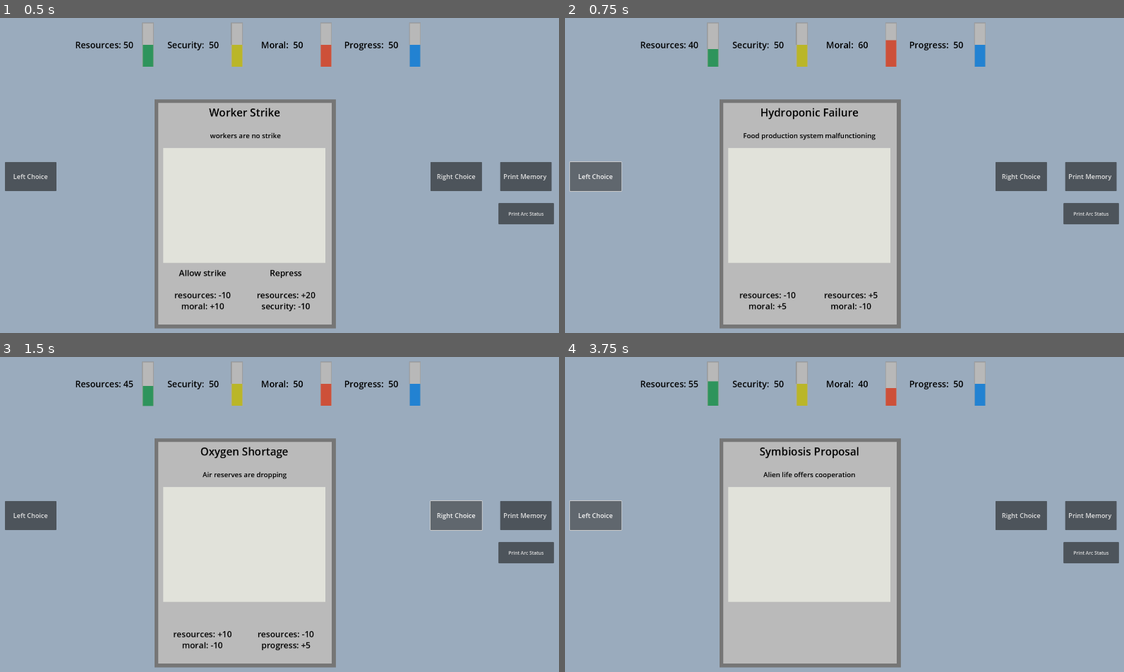
Above: before the commit, frames 1-4 (two rows, left to right).
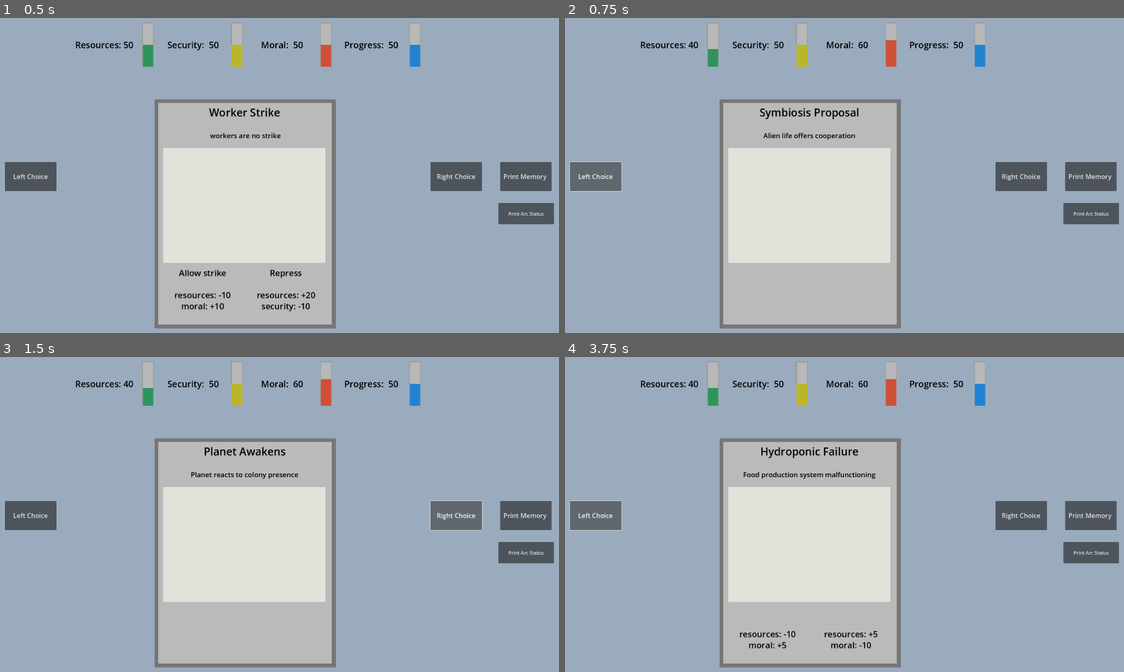
Above: after the commit, the same moments.

Repository: davidcurral/Procedural-Narrative-Prototype-Project
Game: Godot game, scene res://Scenes/main.tscn
The game is run twice, just before and just after one commit, with the same random seed, the same clock (stepped at 60 frames per second) and the same inputs.
Inputs:
- Up to frame 1 (0.5 s): no input
- Up to frame 2 (0.75 s): click "Left Choice" at 0.5 s
- Up to frame 3 (1.5 s): click "Right Choice" at 1.25 s
- Up to frame 4 (3.75 s): click "Print Memory" at 2 s; click "Print Arc Status" at 2.75 s; click "Left Choice" at 3.5 s

Frame 1 is identical in both runs. In frame 2, 0.8% of the frame differs, in the area x 31-56%, y 28-93%; in frame 3, 0.8%; in frame 4, 0.9%, in the area x 22-60%, y 6-93%.

Commit message:
Day 13 Add Arc logic Part3
Add more arc cards to test.
need to finish arc logic by changing the weights of current arc arc and then move tho the next after the card appear.
Note:
If arc is finished/ discarded remove all cards from available.

Diff:
--- a/procedural-narrative/Resources/card_database.tres
+++ b/procedural-narrative/Resources/card_database.tres
@@ -6,8 +6,10 @@
 [ext_resource type="Resource" uid="uid://bi1yka3anqa6r" path="res://Resources/auto cards/2_hydroponic_failure.tres" id="3_5km27"]
 [ext_resource type="Resource" uid="uid://cnh7rrk5dd7uk" path="res://Resources/auto cards/59_symbiosis_proposal.tres" id="4_ljpky"]
 [ext_resource type="Resource" uid="uid://myvso8xldmbd" path="res://Resources/auto cards/60_planet_awakens.tres" id="5_wdxk7"]
+[ext_resource type="Resource" uid="uid://chxjw4sy3elih" path="res://Resources/manual cards/49_experimental_ai.tres" id="6_5km27"]
+[ext_resource type="Resource" uid="uid://jr0stdgm4jv7" path="res://Resources/manual cards/50_surveillance_network.tres" id="7_ljpky"]
 
 [resource]
 script = ExtResource("2_4q1l7")
-card_list = Array[ExtResource("1_vg1d5")]([ExtResource("2_26kh7"), ExtResource("3_5km27"), ExtResource("4_ljpky"), ExtResource("5_wdxk7")])
+card_list = Array[ExtResource("1_vg1d5")]([ExtResource("2_26kh7"), ExtResource("3_5km27"), ExtResource("4_ljpky"), ExtResource("5_wdxk7"), ExtResource("6_5km27"), ExtResource("7_ljpky")])
 metadata/_custom_type_script = "uid://b4gjbeghvnxg0"
--- a/procedural-narrative/Resources/manual cards/49_experimental_ai.tres
+++ b/procedural-narrative/Resources/manual cards/49_experimental_ai.tres
@@ -1,8 +1,28 @@
-[gd_resource type="Resource" script_class="Cards" load_steps=3 format=3 uid="uid://chxjw4sy3elih"]
+[gd_resource type="Resource" script_class="Cards" load_steps=5 format=3 uid="uid://chxjw4sy3elih"]
 
 [ext_resource type="Script" uid="uid://1wjhtkh2chtx" path="res://Scripts/Effect.gd" id="1_xi0r6"]
 [ext_resource type="Script" uid="uid://nvquj6gcvoei" path="res://Scripts/card_data.gd" id="2_234iw"]
 
+[sub_resource type="Resource" id="Resource_ki37w"]
+script = ExtResource("1_xi0r6")
+target = 1
+value = 10
+metadata/_custom_type_script = "uid://1wjhtkh2chtx"
+
+[sub_resource type="Resource" id="Resource_v4y2d"]
+script = ExtResource("1_xi0r6")
+target = 3
+value = -5
+metadata/_custom_type_script = "uid://1wjhtkh2chtx"
+
 [resource]
 script = ExtResource("2_234iw")
+id = 49
+name = "Experimental Ai"
+context = "test with Ai "
+weight = 0.2
+arc = 1
+arc_progression = 1
+cooldown = 500
+left_effects = Array[ExtResource("1_xi0r6")]([SubResource("Resource_ki37w"), SubResource("Resource_v4y2d")])
 metadata/_custom_type_script = "uid://nvquj6gcvoei"
--- a/procedural-narrative/Resources/manual cards/50_surveillance_network.tres
+++ b/procedural-narrative/Resources/manual cards/50_surveillance_network.tres
@@ -1,8 +1,43 @@
-[gd_resource type="Resource" script_class="Cards" load_steps=3 format=3 uid="uid://jr0stdgm4jv7"]
+[gd_resource type="Resource" script_class="Cards" load_steps=7 format=3 uid="uid://jr0stdgm4jv7"]
 
 [ext_resource type="Script" uid="uid://1wjhtkh2chtx" path="res://Scripts/Effect.gd" id="1_m1uyx"]
 [ext_resource type="Script" uid="uid://nvquj6gcvoei" path="res://Scripts/card_data.gd" id="2_pikpn"]
 
+[sub_resource type="Resource" id="Resource_aeu67"]
+script = ExtResource("1_m1uyx")
+target = 2
+value = 10
+metadata/_custom_type_script = "uid://1wjhtkh2chtx"
+
+[sub_resource type="Resource" id="Resource_chf7g"]
+script = ExtResource("1_m1uyx")
+target = 3
+value = -5
+metadata/_custom_type_script = "uid://1wjhtkh2chtx"
+
+[sub_resource type="Resource" id="Resource_wxmrr"]
+script = ExtResource("1_m1uyx")
+target = 2
+value = -5
+metadata/_custom_type_script = "uid://1wjhtkh2chtx"
+
+[sub_resource type="Resource" id="Resource_2gx6g"]
+script = ExtResource("1_m1uyx")
+target = 3
+value = 9
+metadata/_custom_type_script = "uid://1wjhtkh2chtx"
+
 [resource]
 script = ExtResource("2_pikpn")
+id = 50
+name = "Surveilance Network"
+context = "Add AI to security network"
+available = false
+arc = 1
+arc_progression = 2
+cooldown = 500
+left_effects = Array[ExtResource("1_m1uyx")]([SubResource("Resource_aeu67"), SubResource("Resource_chf7g")])
+left_description = "Allow AI"
+right_effects = Array[ExtResource("1_m1uyx")]([SubResource("Resource_wxmrr"), SubResource("Resource_2gx6g")])
+right_description = "Terminate Program"
 metadata/_custom_type_script = "uid://nvquj6gcvoei"
--- a/procedural-narrative/Scripts/Effect.gd
+++ b/procedural-narrative/Scripts/Effect.gd
@@ -5,7 +5,7 @@
 # -- Common variables --
 enum type_options {stat, flag, unlock}
 enum target_options {resources, progress, security, moral, risk}
-enum arc_options {no_arc, AI, Aliens, Authoritarian_ruler}
+enum arc_options {no_arc, AI, Aliens, Rebellion}
 
 const TARGET_KEYS = {
 	target_options.resources: "Resources",
--- a/procedural-narrative/Scripts/game_state.gd
+++ b/procedural-narrative/Scripts/game_state.gd
@@ -190,11 +190,12 @@
 # ----- Arc  Functions ----
 func evaluate_arc_unlocks()-> void:
 	check_ai_arc_unlock()
+	#check_alien_arc_unlock()
 	#check_rebellion_unlock()
 	#check_terraform_unlock()
 
-func progress_arc(card: Cards)-> void:
-	var arc_map: Dictionary = { 1: "AI",  2: "Aliens", 3: "Authoritarian_ruler"}
+func progress_arc(card: Cards)-> void: # ver quando chamar isto e o que fazer- > mudar as cartas antigas para "lixo" e mudar weight de p´roxima carta na seq
+	var arc_map: Dictionary = { 1: "AI_Uprising",  2: "Aliens", 3: "Rebellion"}
 	if not active_arcs.has(card.arc):
 		return
 
@@ -223,7 +224,23 @@
 
 	if get_effects_in_memory("Progress") >= 1 and world_state.get("Moral") < 90:
 		active_arcs["AI_Uprising"] = 1
-		print("AI Uprising Started")
+		for card in available_cards_list:
+			if card.arc == 1 and card.arc_progression == 1:
+				card.weight = 10
+				print("AI Uprising Started")
+
+func check_alien_arc_unlock() -> void: # Too much automation + low morale = AI becomes dominant.
+	if active_arcs.has("Alien"):
+		return
+	if completed_arcs.has("Aien"):
+		return
+
+	if get_effects_in_memory("Progress") >= 1 and world_state.get("Resources") > 60:
+		active_arcs["Aliens"] = 1
+		for card in available_cards_list:
+			if card.arc == 2 and card.arc_progression == 1:
+				card.weight = 10
+				print("Alien Lifeforms Started")
 
 func check_rebellion_unlock() -> void:
 	if active_arcs.has("Rebellion"):
@@ -233,6 +250,9 @@
 
 	if get_effects_in_memory("Resources") >= 3 and world_state.get("Moral") < 40:
 		active_arcs["Rebellion"] = 1
+		for card in available_cards_list:
+			if card.arc == 3 and card.arc_progression == 1:
+				card.weight = 10
 		print("Rebellion Arc Started")
 
 func check_terraform_unlock() -> void:
Not shown: 1 places in procedural-narrative/Resources/card_database.tres that only renumber resources
